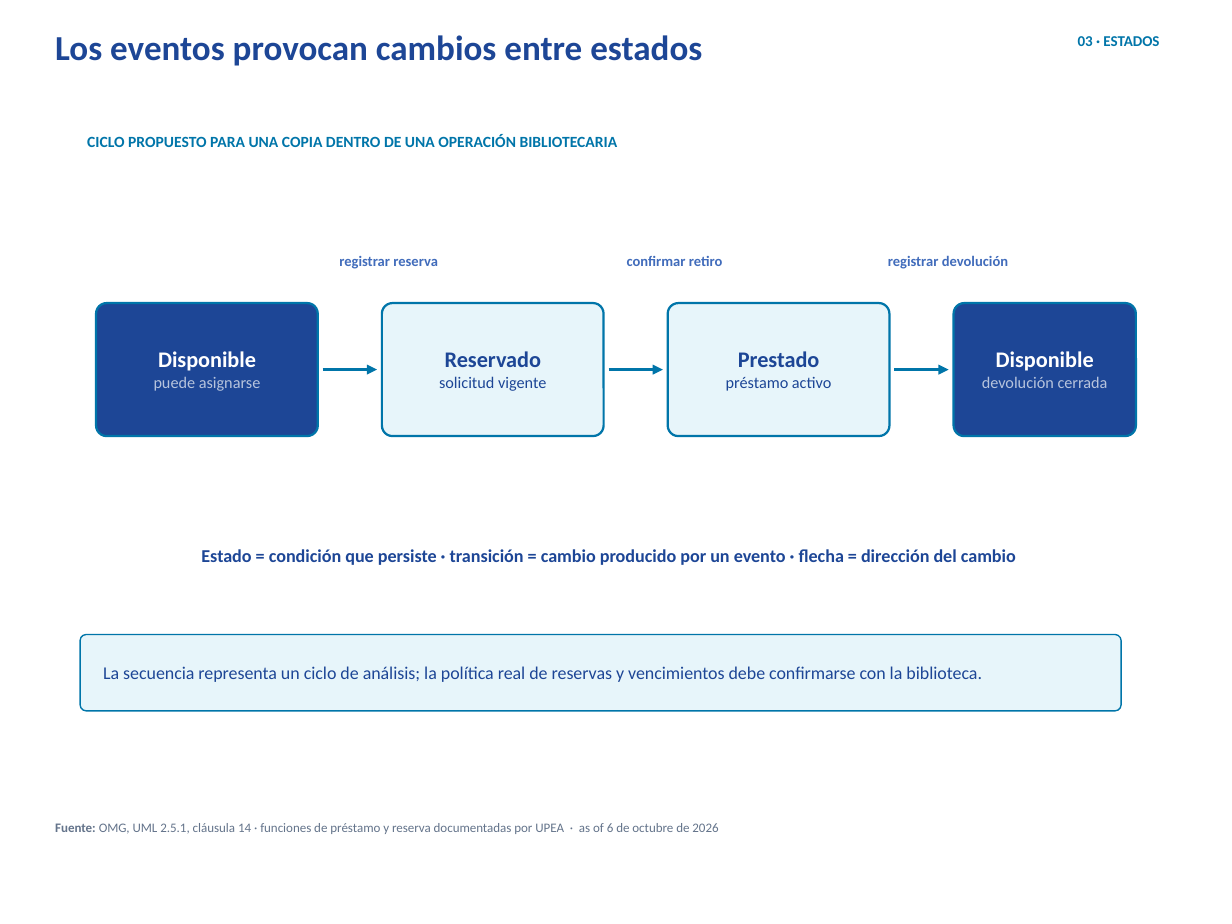
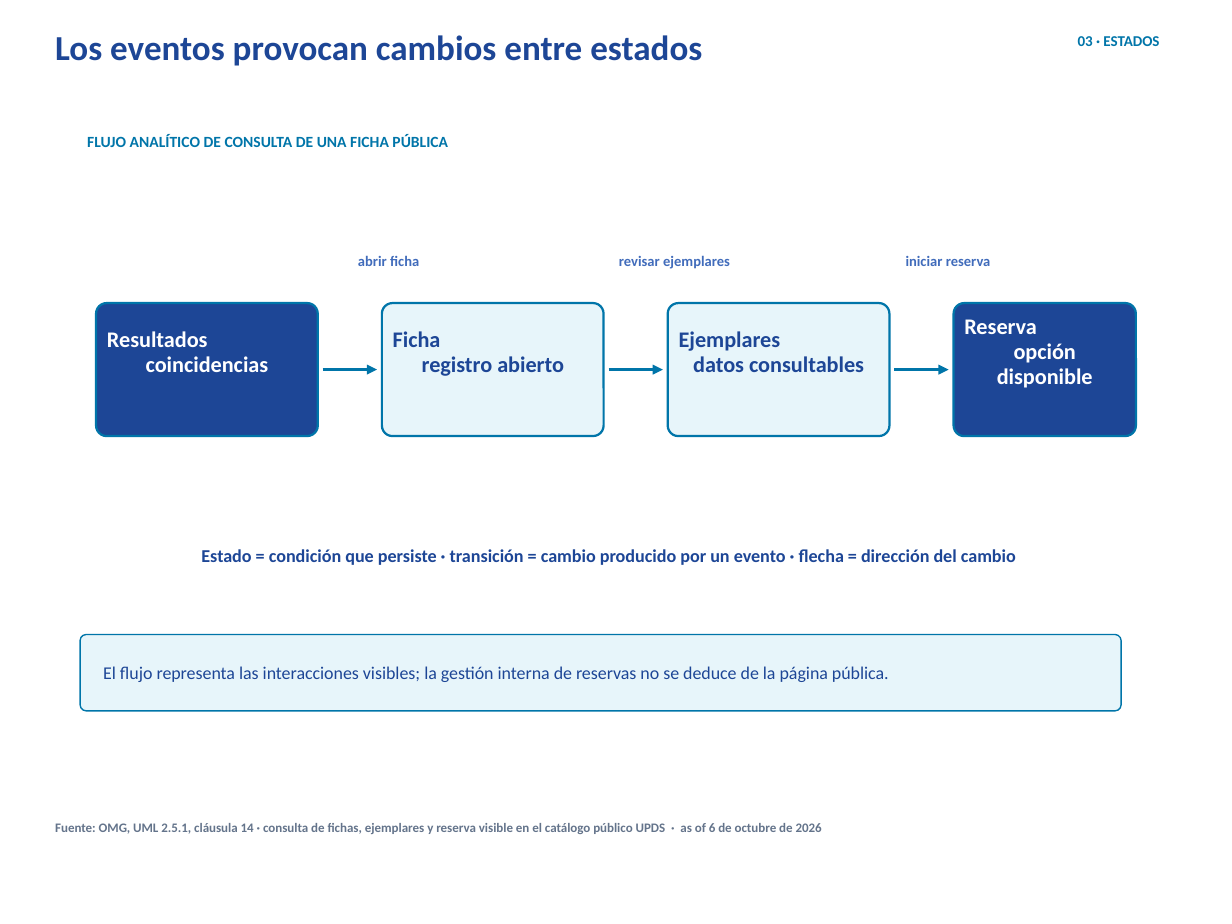
Before and after one commit to erickbravob/sistemas-informacion-i, a slide deck: slide 4 of materiales/actividad-1/tema-03-objetos-estados-v4.pptx. Drawn at 1232x924 pixels with LibreOffice and Linux fonts; fonts in the diff are those of the drawing; background and template pictures are left out. Boxes give left, top, right and bottom in pixels: in the first picture for what was removed or moved away, otherwise in the second. Text is boxed around its words. In the diff, an @@ line names an element or a change of style, - is before the commit and + after.

Commit message:
Actualiza evidencia bibliográfica y caso UPDS

```diff
--- a/materiales/actividad-1/tema-03-objetos-estados-v4.pptx
+++ b/materiales/actividad-1/tema-03-objetos-estados-v4.pptx
@@ text at [87,134,448,147]: text changed @@
-CICLO PROPUESTO PARA UNA COPIA DENTRO DE UNA OPERACIÓN BIBLIOTECARIA
+FLUJO ANALÍTICO DE CONSULTA DE UNA FICHA PÚBLICA
@@ text at [358,255,419,266]: text changed @@
-registrar reserva
+abrir ficha
@@ text at [619,255,730,269]: text changed @@
-confirmar retiro
+revisar ejemplares
@@ text at [906,256,991,266]: text changed @@
-registrar devolución
+iniciar reserva
@@ text at [964,319,1093,388]: text changed; size 9.5 to 13 pt; text colour #B7C4DD to #FFFFFF; bold on @@
-Disponible
-devolución cerrada
+Reserva
+opción disponible
@@ text at [107,331,269,372]: text changed; size 9.5 to 13 pt; text colour #B7C4DD to #FFFFFF; bold on @@
-Disponible
-puede asignarse
+Resultados
+coincidencias
@@ text at [393,331,564,376]: text changed; size 9.5 to 13 pt; bold on @@
-Reservado
-solicitud vigente
+Ficha
+registro abierto
@@ text at [679,331,864,372]: text changed; size 9.5 to 13 pt; bold on @@
-Prestado
-préstamo activo
+Ejemplares
+datos consultables
@@ text at [103,666,889,682]: text changed @@
-La secuencia representa un ciclo de análisis; la política real de reservas y vencimientos debe confirmarse con la biblioteca.
+El flujo representa las interacciones visibles; la gestión interna de reservas no se deduce de la página pública.
@@ text at [55,823,822,834]: text changed; bold on @@
-Fuente: OMG, UML 2.5.1, cláusula 14 · funciones de préstamo y reserva documentadas por UPEA · as of 6 de octubre de 2026
+Fuente: OMG, UML 2.5.1, cláusula 14 · consulta de fichas, ejemplares y reserva visible en el catálogo público UPDS · as of 6 de octubre de 2026
```
Also in this commit, not shown: 4 other slides changed, 20 other files.
